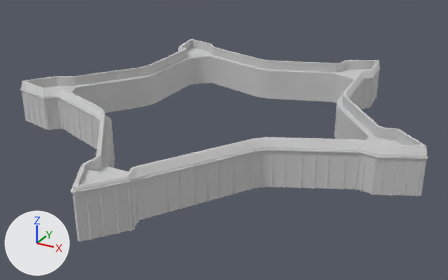
The FBX model Skyrates/Assets/Resources/Meshes/Fort/fort_admiral_wall.fbx, before and after one commit.
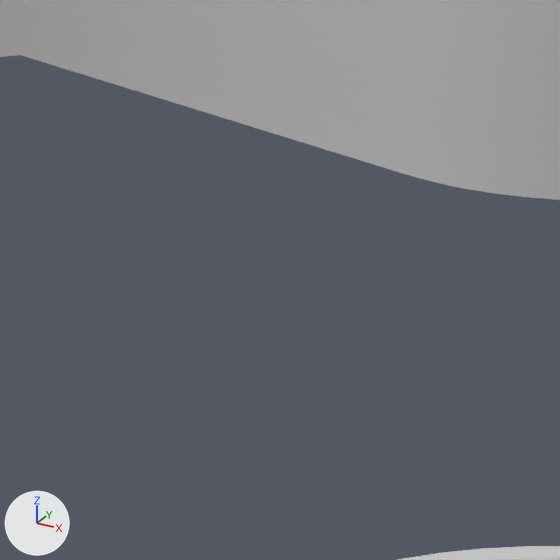
Each version is shown whole from a 50 mm camera at (304.0, -566.0, 253.0) aimed at (5.0, -21.0, -20.0), then close up on the part from 47% to 60% of the width and 27% to 50% of the height. Arrows for +X, +Y and +Z are at lower left; the lights stay in place. Where no turn or scale is listed for an object, it has been applied to the vertices.

Names of what the first close-up shows: 'fort_admiral_wall'.
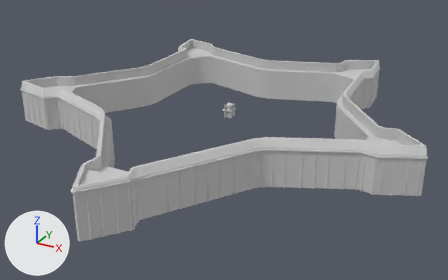
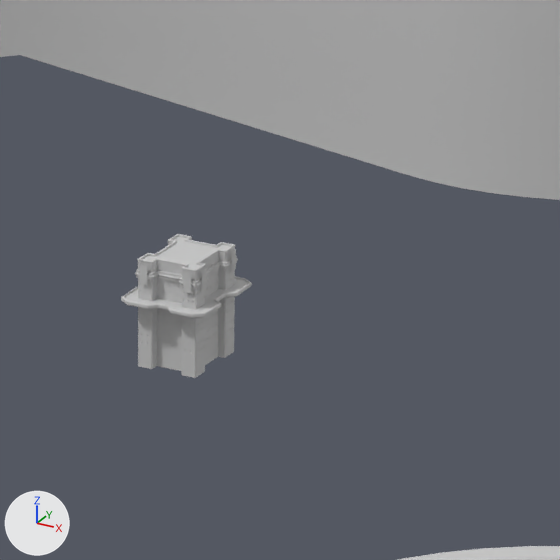
Where the change shows, as pixel boxes (x1, y1, x2, y2) in the close-ups (560 x 560 px):
'Fort_Tower_00', added: after (121, 234, 252, 378)
'Fort_Tower_Banners_00', added: after (139, 249, 236, 293)

The change, as a list of edits to the scene's bpy script:
```text
Add mat_01___default4:
    mat_01___default4 = principled_material('01 - Default4')
    mat_01___default4.base_color = (0.588, 0.588, 0.588)  # light grey #cacaca
    mat_01___default4.roughness = 0.859
Add me_mesh_001:
    me_mesh_001.from_pydata(...)  # 8863 vertices, 8380 faces; spans x -5.93..5.93, y -6.98..6.98, z 0.0..14.02
    me_mesh_001.materials.append(mat_01___default4)  # light grey #cacaca
Add me_mesh_002:
    me_mesh_002.from_pydata(...)  # 320 vertices, 368 faces; spans x -4.51..4.51, y -5.57..5.57, z 11.11..13.68
    me_mesh_002.materials.append(mat_01___default4)  # light grey #cacaca
Add ob_fort_tower_00:
    ob_fort_tower_00 = bpy.data.objects.new('Fort_Tower_00', me_mesh_001)
    ob_fort_tower_00.location = (0.0, 0.0, 0.0)
Add ob_fort_tower_banners_00:
    ob_fort_tower_banners_00 = bpy.data.objects.new('Fort_Tower_Banners_00', me_mesh_002)
    ob_fort_tower_banners_00.location = (0.0, 0.0, 0.0)
```
